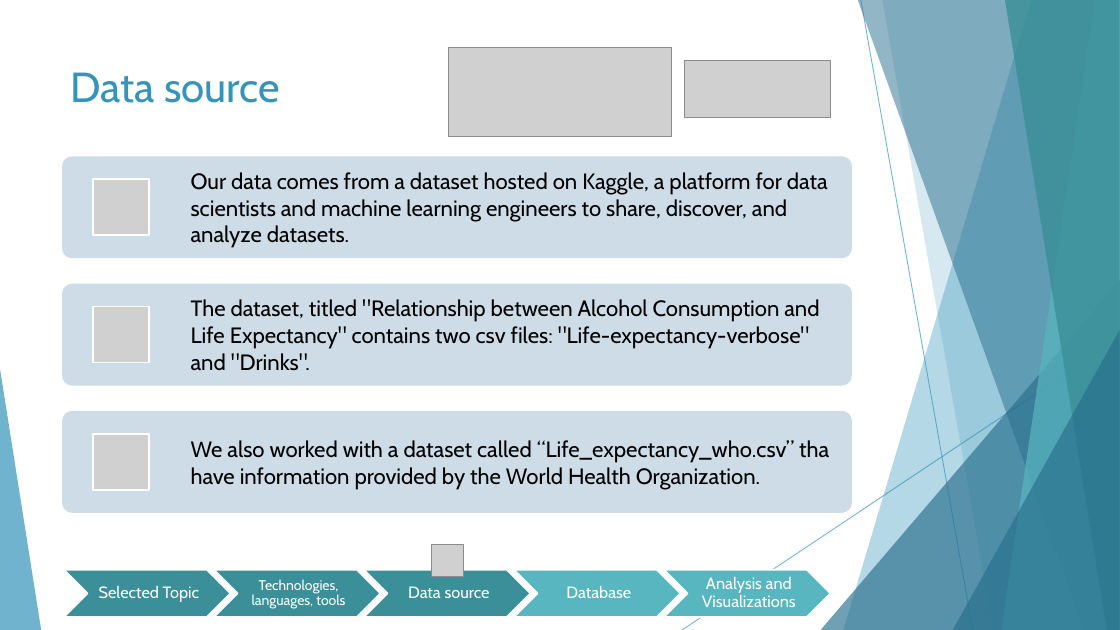
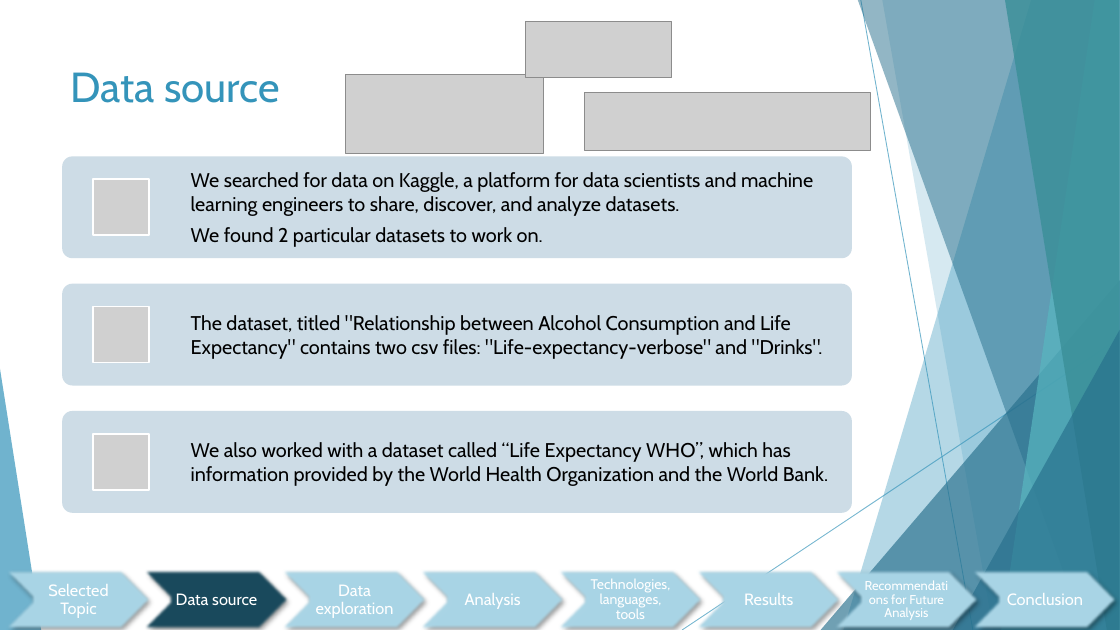
Before and after one commit to jcerda1994/Proyecto_final_1, a slide deck: slide 4 of Final Presentation.pptx (slide 6 before the commit). Drawn at 1120x630 pixels with LibreOffice and Linux fonts; fonts in the diff are those of the drawing; grey boxes stand for pictures. Boxes give left, top, right and bottom in pixels: in the first picture for what was removed or moved away, otherwise in the second. Text is boxed around its words. In the diff, an @@ line names an element or a change of style, - is before the commit and + after.

```diff
--- a/Final Presentation.pptx
+++ b/Final Presentation.pptx
@@ picture: place and size @@
-picture at [685, 60, 831, 117]
+picture at [526, 22, 672, 78]
@@ picture: place and size @@
-picture at [448, 47, 671, 137]
+picture at [346, 75, 544, 154]
@@ picture added at [585, 92, 870, 150] @@
@@ text at [191, 172, 813, 247]: text changed; size 19 to 17 pt @@
-Our data comes from a dataset hosted on Kaggle, a platform for data scientists and machine learning engineers to share, discover, and analyze datasets.
+We searched for data on Kaggle, a platform for data scientists and machine learning engineers to share, discover, and analyze datasets.
+We found 2 particular datasets to work on.
@@ text "The dataset, titled "Relationship between ..." at [191, 315, 823, 359]: size 19 to 17 pt @@
@@ text at [191, 442, 828, 486]: text changed; size 19 to 17 pt @@
-We also worked with a dataset called “Life_expectancy_who.csv” tha have information provided by the World Health Organization.
+We also worked with a dataset called “Life Expectancy WHO”, which has information provided by the World Health Organization and the World Bank.
@@ picture removed at [431, 544, 463, 576] @@
@@ text "Selected Topic" rewrapped from [99, 586, 199, 602] to [48, 584, 108, 618] @@
@@ chevron: place and size @@
-chevron at [64, 570, 230, 617]
+chevron at [138, 570, 292, 630]
@@ chevron at [138, 570, 292, 630]: fill #3A8F98 to #1A4A5D; outline #FFFFFF 1.5 pt to none; shadow on @@
@@ text "Data source": place and size @@
-text "Data source" at [408, 586, 490, 598]
+text "Data source" at [176, 593, 257, 605]
@@ chevron at [276, 570, 430, 630]: fill #3A8F98 to #AAD6E7; outline #FFFFFF 1.5 pt to none; shadow on @@
@@ chevron: place and size @@
-chevron at [214, 570, 381, 617]
+chevron at [276, 570, 430, 630]
@@ chevron: place and size @@
-chevron at [364, 570, 530, 617]
+chevron at [414, 570, 568, 630]
@@ chevron at [414, 570, 568, 630]: fill #3A8F98 to #AAD6E7; outline #FFFFFF 1.5 pt to none; shadow on @@
@@ chevron at [553, 570, 707, 630]: fill #58B6C0 to #AAD6E7; outline #FFFFFF 1.5 pt to none; shadow on @@
@@ chevron: place and size @@
-chevron at [514, 570, 681, 617]
+chevron at [553, 570, 707, 630]
@@ text removed at [566, 585, 631, 598] @@
-Database
@@ text "Technologies, languages, tools" rewrapped from [252, 579, 345, 609] to [591, 579, 671, 619] @@
@@ chevron: place and size @@
-chevron at [664, 570, 830, 617]
+chevron at [691, 570, 844, 630]
@@ chevron at [691, 570, 844, 630]: fill #58B6C0 to #AAD6E7; outline #FFFFFF 1.5 pt to none; shadow on @@
@@ text removed at [702, 576, 796, 607] @@
-Analysis and Visualizations
@@ group added at [0, 570, 1120, 630]: 5 texts, 3 chevrons @@
+Data exploration
+Analysis
+Results
+Recommendations for Future Analysis
+Conclusion
```
Also in this commit, not shown: 9 other slides changed, 8 slides added, 9 slides removed.
